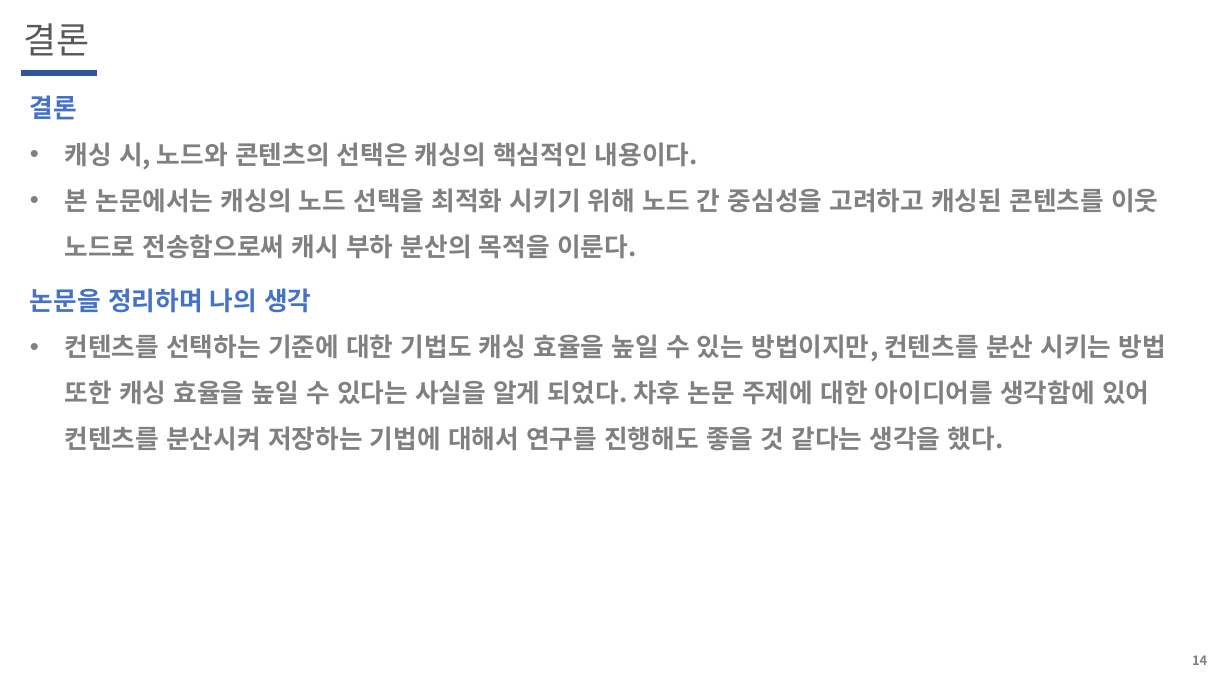
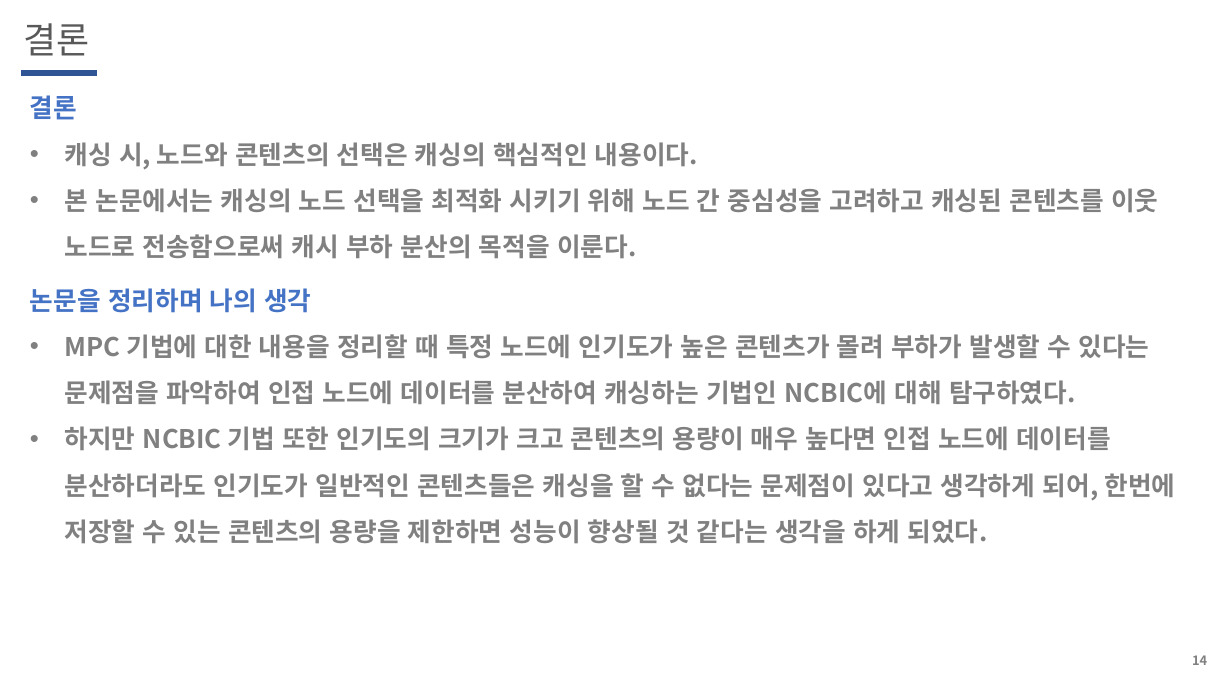
Before and after one commit to WoogiBoogi1129/ICN-NDN, a slide deck: slide 14 of Named-Data-Net/PPT/Neighbor_Cooperation_Based_In-Network.pptx. Drawn at 1232x693 pixels with LibreOffice and Linux fonts; fonts in the diff are those of the drawing. Boxes give left, top, right and bottom in pixels: in the first picture for what was removed or moved away, otherwise in the second. Text is boxed around its words. In the diff, an @@ line names an element or a change of style, - is before the commit and + after.

Commit message:
20230808

```diff
--- a/Named-Data-Net/PPT/Neighbor_Cooperation_Based_In-Network.pptx
+++ b/Named-Data-Net/PPT/Neighbor_Cooperation_Based_In-Network.pptx
@@ text at [65, 334, 1175, 543]: text changed @@
-• 컨텐츠를 선택하는 기준에 대한 기법도 캐싱 효율을 높일 수 있는 방법이지만, 컨텐츠를 분산 시키는 방법 또한 캐싱 효율을 높일 수 있다는 사실을 알게 되었다. 차후 논문 주제에 대한 아이디어를 생각함에 있어 컨텐츠를 분산시켜 저장하는 기법에 대해서 연구를 진행해도 좋을 것 같다는 생각을 했다.
+• MPC 기법에 대한 내용을 정리할 때 특정 노드에 인기도가 높은 콘텐츠가 몰려 부하가 발생할 수 있다는 문제점을 파악하여 인접 노드에 데이터를 분산하여 캐싱하는 기법인 NCBIC에 대해 탐구하였다.
+• 하지만 NCBIC 기법 또한 인기도의 크기가 크고 콘텐츠의 용량이 매우 높다면 인접 노드에 데이터를 분산하더라도 인기도가 일반적인 콘텐츠들은 캐싱을 할 수 없다는 문제점이 있다고 생각하게 되어, 한번에 저장할 수 있는 콘텐츠의 용량을 제한하면 성능이 향상될 것 같다는 생각을 하게 되었다.
```
